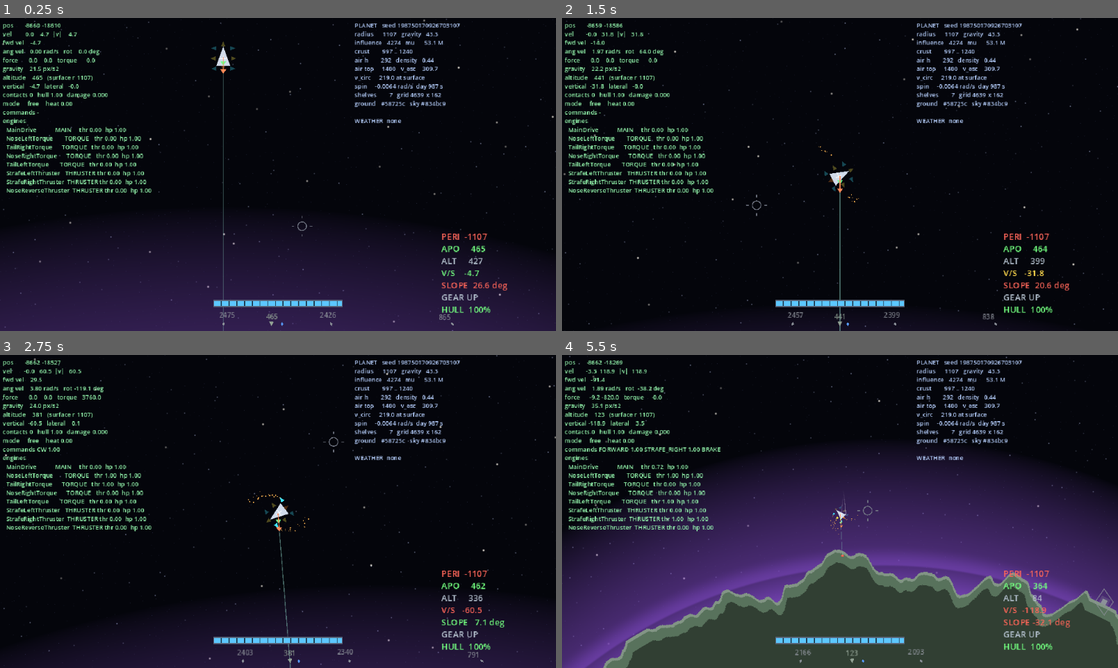
Above: before the commit, frames 1-4 (two rows, left to right).
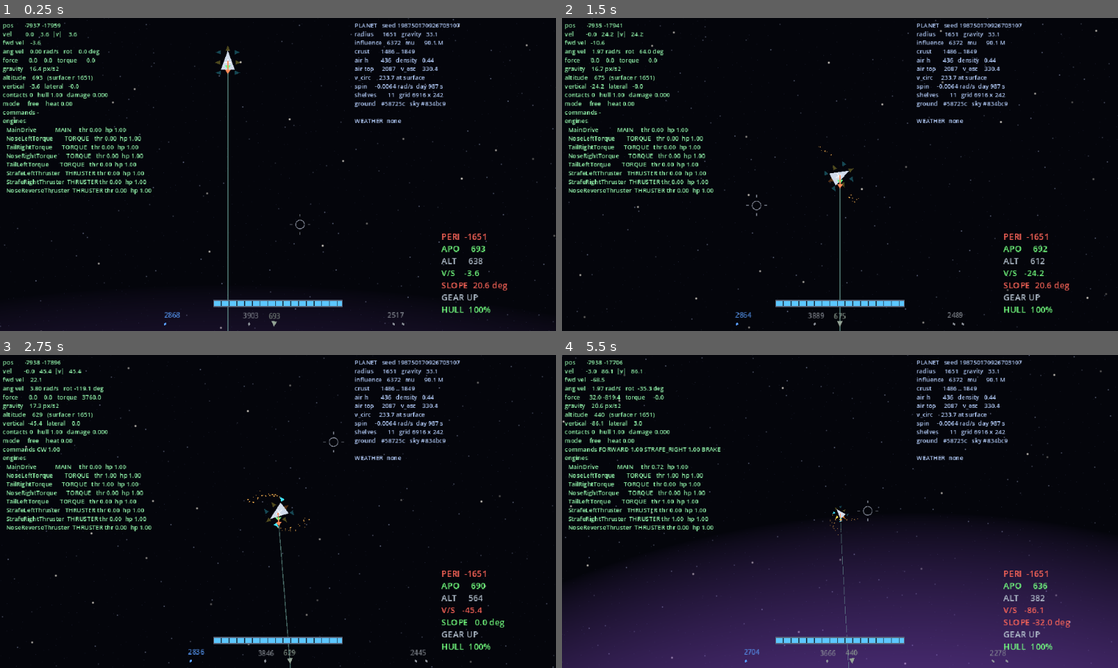
Above: after the commit, the same moments.

Repository: wroniasty/stardust
Game: Godot game, scene res://scenes/world.tscn
Same seed, same stepped clock (60 frames per second), same inputs: the game is played once before the commit and once after it.
Inputs (mouse positions are in pixels of both pictures, inside the frame that each line leads up to):
- Up to frame 1 (0.25 s): no input
- Up to frame 2 (1.5 s): tap Enter at 0.5 s; move the mouse to (962, 158) at 0.52 s; hold D (rotate_right) 0.53-1.25 s; hold H (camera_level) 0.53-1.25 s; click (962, 158) at 0.67 s; drag from (728, 190) to (812, 237) at 1.27 s
- Up to frame 3 (2.75 s): move the mouse to (333, 442) at 2.02 s; hold D (rotate_right) from 2.03 s (still down); tap Right (camera_rotate_right) at 2.1 s
- Up to frame 4 (5.5 s): release D (rotate_right) at 2.75 s; drag from (812, 574) to (673, 464) at 2.77 s; move the mouse to (1006, 558) at 3.52 s; hold A (rotate_left) 3.53-4.25 s; hold - (camera_zoom_out) 3.53-4.25 s; drag from (673, 464) to (756, 433) at 4.27 s; move the mouse to (867, 511) at 5.02 s; hold Z (brake) from 5.03 s (still down); hold Right mouse button (ship_fire_secondary) from 5.03 s (still down); click (867, 511) at 5.17 s

The runs differ from the first frame. In frame 1, 27% of the frame differs, in the area x 0-100%, y 0-100%; in frame 2, 1.3%; in frame 3, 13%; in frame 4, 60%.

Commit message:
The star is weighed by its planets, not rolled
Asking "let the star pull like a planet does" turned out to be a question
the committed model could not survive, so I measured it over three hundred
systems: at the rolled masses the worst planet's Hill sphere came out at a
fifth of its own declared gravity well, and the star pulled up to 67 px/s^2
at an orbit -- harder than a planet pulls at its own surface.

A planet like that holds nothing. "Inside the planet's influence" would
have meant nothing, because the ship falls into the star from there
anyway; and the trajectory predictor, which draws a conic around the
nearest planet and ignores everything else, would have been drawing
fiction everywhere but the surface.

So the constraint comes first and the mass follows from it. Every planet
keeps its widest possible well inside its Hill sphere -- widest, because
the layout never sees which well the planet will roll -- and the tightest
planet in the system decides how heavy the star may be. The star gets
exactly that. Measured after: 0.01 to 2.84 px/s^2 at a planet's orbit, and
a year between ten minutes and eight hours.

Periods are now set in one pass at the end, after the weighing, so that
nothing carries a period worked out from a mass that was revised later.

Also written down, because it is the decision this came out of: bodies
spin on their axis and do not travel along their orbits. The moving-frame
problem is caused by an accelerating centre, and spin does not move a
centre -- which is why the day, the ground moving under a landed ship and
everything that rests on it are untouched. The streaming manager will
freeze one clock per visit rather than one per body, or two planets woken
ten minutes apart would sit at inconsistent angles and a re-woken planet
would teleport a third of a million pixels. The price is real gravity
assists: past a static body a slingshot is a deflection, not free speed,
and PLAN M3 now says so.

683 assertions, no errors.

Co-Authored-By: Claude Opus 5 <noreply@anthropic.com>

Diff:
--- a/scripts/star_system.gd
+++ b/scripts/star_system.gd
@@ -15,15 +15,8 @@
 ## How many planets a system can have.
 const PLANET_COUNT: Vector2i = Vector2i(3, 5)
 
-## The star, as a radius in pixels and a surface gravity in px/s^2.
-##
-## Together they set mu, and mu sets how long a year is. Chosen from travel
-## time rather than from astronomy: at these numbers an inner planet goes
-## round in some four minutes and a ship needs around 650 px/s to circle it,
-## so a hop between neighbours is tens of seconds under thrust rather than
-## an errand.
+## How big the star is. How *heavy* it is is not rolled -- see `_weigh_star`.
 const STAR_RADIUS: Vector2 = Vector2(6000.0, 11000.0)
-const STAR_GRAVITY: Vector2 = Vector2(260.0, 460.0)
 
 ## Where the innermost planet sits, as a multiple of the star's radius, and
 ## how much further out each next one is.
@@ -102,7 +95,6 @@
 	system.star.seed = derive(system_seed, 0)
 	system.star.display_name = system.display_name
 	system.star.radius = rng.randf_range(STAR_RADIUS.x, STAR_RADIUS.y)
-	system.star.surface_gravity = rng.randf_range(STAR_GRAVITY.x, STAR_GRAVITY.y)
 	system.bodies.append(system.star)
 
 	var orbit: float = system.star.radius * rng.randf_range(FIRST_ORBIT.x, FIRST_ORBIT.y)
@@ -112,7 +104,55 @@
 		orbit = inner.orbit_radius * rng.randf_range(ORBIT_STEP.x, ORBIT_STEP.y)
 
 	system._add_stations(rng)
+	# Weighed after the planets are placed, because how heavy the star may
+	# be is a question about them, and periods after that, because they are
+	# a question about the star.
+	system._weigh_star()
+	system._set_periods()
 	return system
+
+
+## Decides how heavy the star is: as heavy as the system can bear.
+##
+## Rolling the star's mass independently of its planets was wrong, and
+## measurably so. At the rolled numbers the worst planet's Hill sphere came
+## out at a fifth of its own declared gravity well and the star pulled 67
+## px/s^2 at an orbit -- harder than a planet pulls at its own surface. A
+## planet like that holds nothing: "inside the planet's influence" would
+## have meant nothing, because the ship falls into the star from there
+## anyway, and the trajectory predictor, which draws a conic around the
+## nearest planet and ignores everything else, would have been drawing
+## fiction.
+##
+## So the constraint comes first and the mass follows from it: every planet
+## keeps its **widest** possible well inside its Hill sphere, whatever that
+## planet happens to roll for a well later. The tightest planet in the
+## system sets the limit and the star gets exactly that.
+##
+##     r_hill = a * (mu_p / 3 mu_star)^(1/3)  >=  k * r_p
+##
+## rearranged for mu_star, with k the widest well ratio a planet can roll.
+func _weigh_star() -> void:
+	var allowed: float = INF
+	for planet: SystemBody in planets():
+		var wanted: float = planet.radius * Planet.INFLUENCE_RATIO.y / planet.orbit_radius
+		allowed = minf(allowed, planet.mu() / (3.0 * wanted * wanted * wanted))
+	if allowed == INF or allowed <= 0.0:
+		return
+	# Stated as a surface gravity because that is how mu is spelled
+	# everywhere else in the game. It is a way of writing down a mass, not a
+	# promise about standing on it.
+	star.surface_gravity = allowed / (star.radius * star.radius)
+
+
+## Every orbit's period, from the body it goes round. Done in one pass at
+## the end so that nothing carries a period worked out from a mass that was
+## later revised.
+func _set_periods() -> void:
+	for body: SystemBody in bodies:
+		var above: SystemBody = body.parent_body()
+		if above != null:
+			body.orbit_period = above.period_for(body.orbit_radius)
 
 
 ## Derives a child seed from a parent's seed and an index.
@@ -198,7 +238,6 @@
 		floor_orbit = inner.orbit_radius + _reach_of(inner) + _reach_of(planet) 			+ Planet.INFLUENCE_RATIO.x * planet.radius
 	planet.orbit_radius = maxf(wanted, floor_orbit)
 	planet.orbit_phase = rng.randf() * TAU
-	planet.orbit_period = star.period_for(planet.orbit_radius)
 	return planet
 
 
@@ -228,7 +267,6 @@
 	moon.set_parent_body(planet)
 	moon.orbit_radius = planet.radius * rng.randf_range(MOON_ORBIT.x, MOON_ORBIT.y)
 	moon.orbit_phase = rng.randf() * TAU
-	moon.orbit_period = planet.period_for(moon.orbit_radius)
 	planet.children.append(moon)
 	bodies.append(moon)
 
@@ -265,6 +303,5 @@
 	station.set_parent_body(host)
 	station.orbit_radius = orbit
 	station.orbit_phase = rng.randf() * TAU
-	station.orbit_period = host.period_for(orbit)
 	host.children.append(station)
 	bodies.append(station)
--- a/tools/smoke_test.gd
+++ b/tools/smoke_test.gd
@@ -3492,6 +3492,10 @@
 	var kepler_breaks: int = 0
 	var seed_clashes: int = 0
 	var dockless: int = 0
+	var crushed: int = 0
+	var moons_outside_hill: int = 0
+	var pull_lo: float = INF
+	var pull_hi: float = 0.0
 	var widest: float = 0.0
 	var narrowest: float = INF
 	var shortest_year: float = INF
@@ -3523,6 +3527,23 @@
 			shortest_year = minf(shortest_year, planet.orbit_period)
 			longest_year = maxf(longest_year, planet.orbit_period)
 
+			# The star has to leave the planet something to hold with. Its
+			# Hill sphere must cover the **widest** well the planet could roll,
+			# because the layout never sees which one it rolled -- and a planet
+			# whose declared influence reaches past its Hill sphere is a planet
+			# promising a grip it has not got.
+			var hill: float = planet.orbit_radius * pow(
+				planet.mu() / (3.0 * system.star.mu()), 1.0 / 3.0
+			)
+			if hill < planet.radius * Planet.INFLUENCE_RATIO.y - 0.001:
+				crushed += 1
+			for moon: SystemBody in planet.children:
+				if moon.kind == SystemBody.Kind.MOON and moon.orbit_radius >= hill:
+					moons_outside_hill += 1
+			var pull: float = system.star.mu() / (planet.orbit_radius * planet.orbit_radius)
+			pull_lo = minf(pull_lo, pull)
+			pull_hi = maxf(pull_hi, pull)
+
 			# One star, one mu, so T^2 / r^3 is the same for every planet of it.
 			var kepler: float = planet.orbit_period * planet.orbit_period
 			kepler /= pow(planet.orbit_radius, 3.0)
@@ -3549,6 +3570,17 @@
 	_expect(kepler_breaks == 0, "planets of one star obey one third law")
 	_expect(seed_clashes == 0, "no two bodies in a system share a seed")
 	_expect(dockless == 0, "every system has somewhere to dock")
+	_expect(
+		crushed == 0,
+		"every planet keeps its widest possible well inside its Hill sphere",
+	)
+	_expect(moons_outside_hill == 0, "and every moon orbits inside that sphere too")
+	_expect(
+		pull_hi < Planet.GRAVITY_RANGE.x,
+		"the star never out-pulls a planet's own surface at that planet's orbit (%.2f to %.2f px/s2)" % [
+			pull_lo, pull_hi,
+		],
+	)
 	_expect(
 		shortest_year > 30.0 and longest_year < 36000.0,
 		"a year runs from half a minute to ten hours (%.0f s to %.0f s)" % [
Not shown, changed: IDEAS.md
Not shown, changed: PLAN.md
